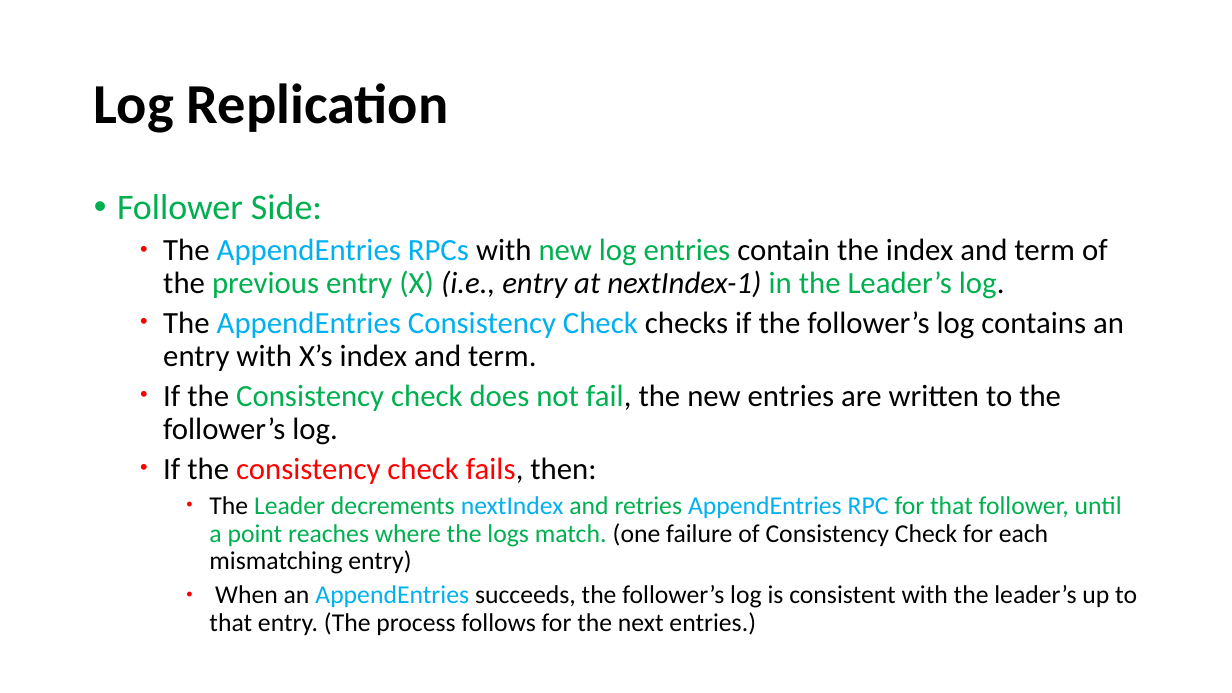
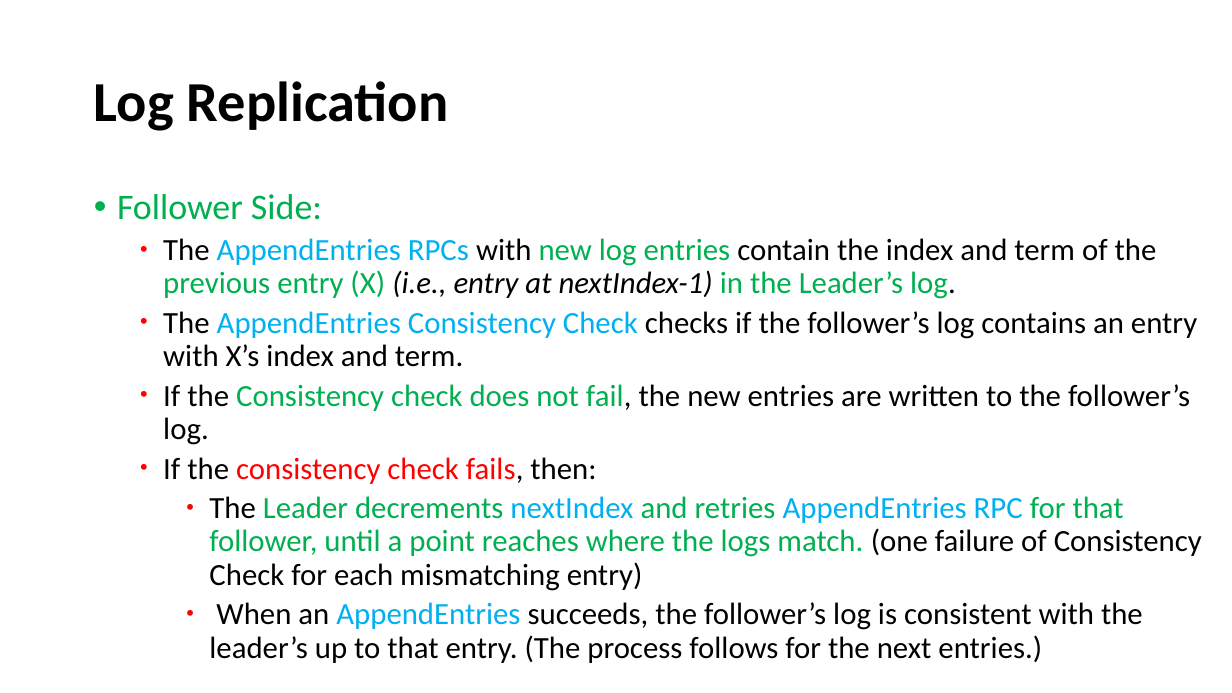
Before and after one commit to paulsaswata/public, a slide deck: slide 12 of The Raft Consensus Algorithm.pptx. Drawn at 1232x693 pixels with LibreOffice and Linux fonts; fonts in the diff are those of the drawing. Boxes give left, top, right and bottom in pixels: in the first picture for what was removed or moved away, otherwise in the second. Text is boxed around its words. In the diff, an @@ line names an element or a change of style, - is before the commit and + after.

```diff
--- a/The Raft Consensus Algorithm.pptx
+++ b/The Raft Consensus Algorithm.pptx
@@ text at box(209, 496, 1202, 663): size 20 to 24 pt in "The Leader decrements nextIndex and retries AppendEntries ...", "When an AppendEntries succeeds, the follower’s log ..." @@
```
Also in this commit, not shown: 5 other slides changed.
